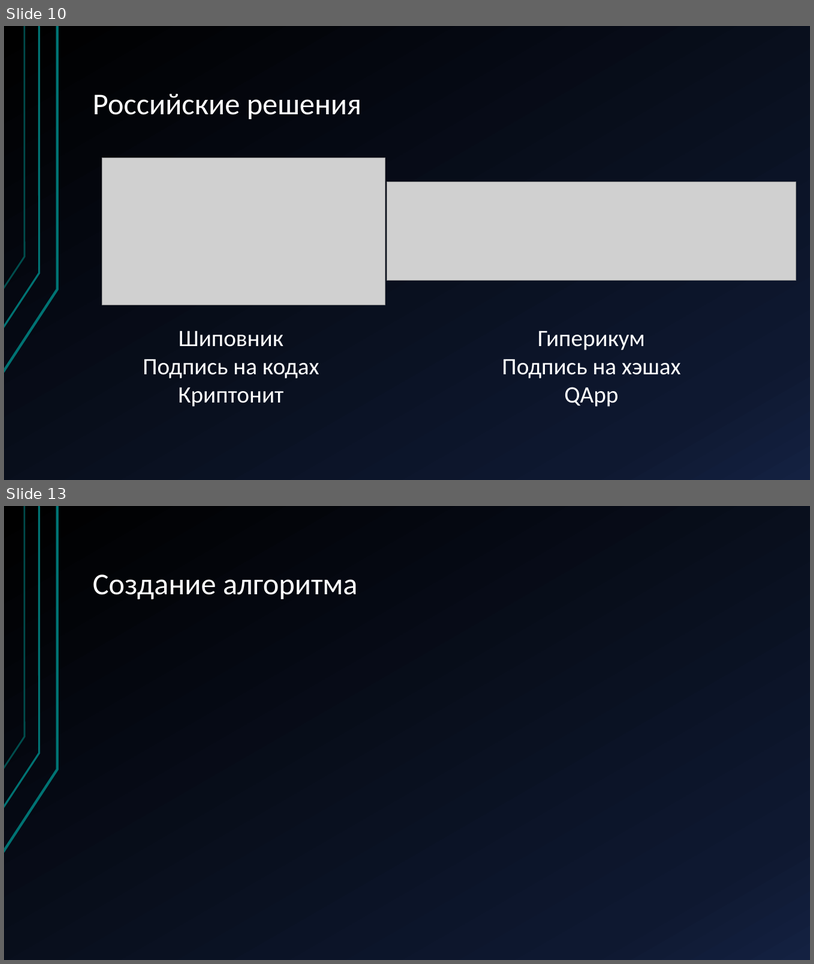
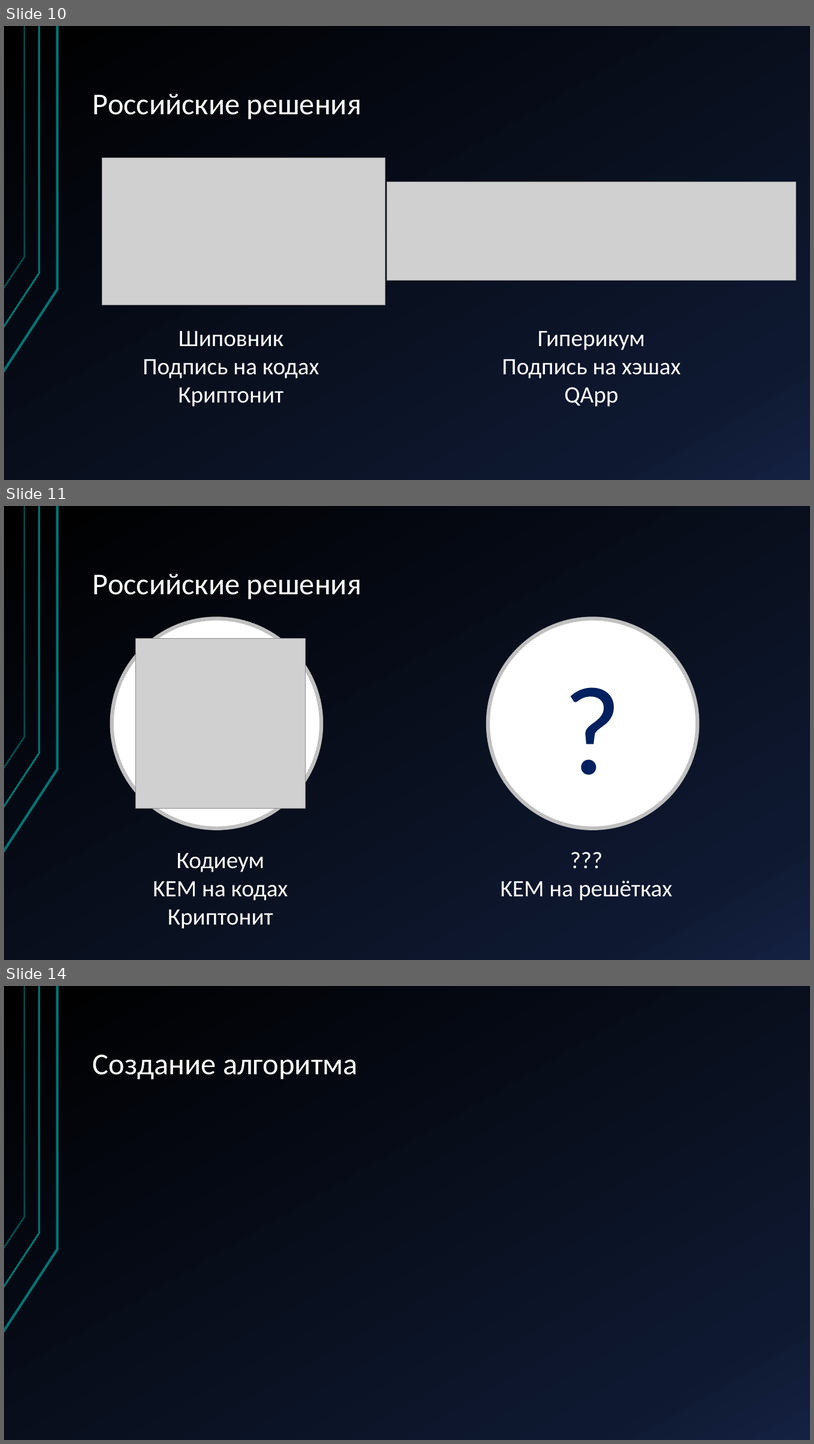
Before and after one commit to Terexi110/Teory, a slide deck: Постквантовая криптография KEM на решётках.pptx. Shown one above the other, each under a label of ours: slides 10 and 13 before the commit, slides 10, 11 and 14 after it; the slides between them are not shown. The pictures are 814x964 and 814x1444 pixels, drawn with LibreOffice and Linux fonts; fonts in the diff are those of the drawing; grey boxes stand for pictures. Boxes give left, top, right and bottom in pixels: in the first picture for what was removed or moved away, otherwise in the second. Text is boxed around its words. In the diff, an @@ line names an element or a change of style, - is before the commit and + after.

```diff
--- a/Постквантовая криптография KEM на решётках.pptx
+++ b/Постквантовая криптография KEM на решётках.pptx
@@ slide 11 added at [4, 506, 810, 960], background gradient #000000 to #0F1931 to #142242; not listed: 3 template elements that a slide beside it also shows @@
@@ title added at [93, 574, 362, 599], 36 pt, text #FFFFFF @@
+Российские решения
@@ ellipse added at [111, 619, 321, 828], fill #FFFFFF, outline #C0C0C0 4.5 pt @@
@@ ellipse added at [488, 619, 697, 828], fill #FFFFFF, outline #C0C0C0 4.5 pt, 150 pt, text #002060 @@
+?
@@ picture added at [136, 639, 306, 808] @@
@@ text added at [153, 853, 288, 928], 28 pt, text #FFFFFF @@
+Кодиеум
+KEM на кодах
+Криптонит
@@ text added at [501, 880, 672, 900], 28 pt, text #FFFFFF @@
+???
+KEM на решётках
@@ what was slide 13 is now slide 14 @@
```
Also in this commit, not shown: 4 slides changed, 1 other slide added, 1 slide removed, 1 other file.
